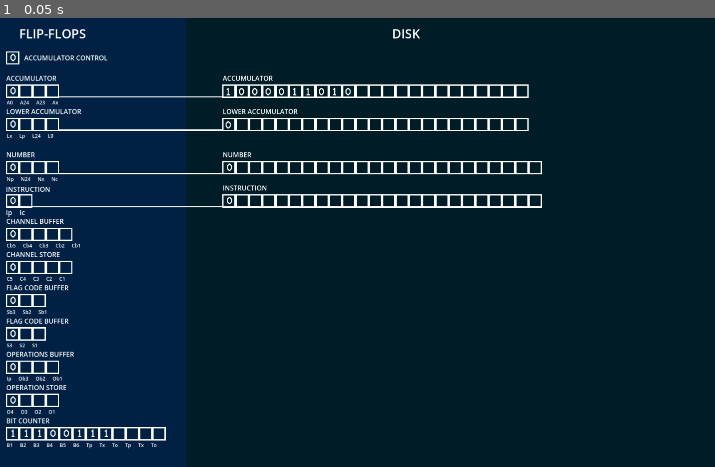
Above: before the commit, frame 1.
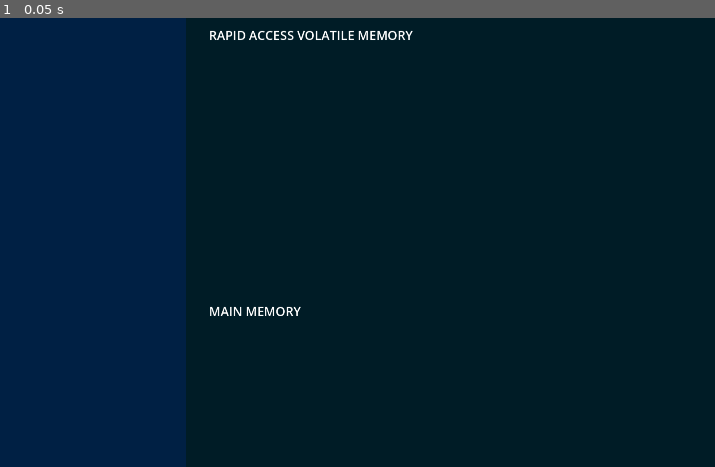
Above: after the commit, the same moment.

Repository: lambdaBoost/d-17b_simulator
Game: Godot game, scene res://scenes/main/main.tscn
The game is run twice, just before and just after one commit, with the same random seed, the same clock (stepped at 60 frames per second) and the same inputs.
Inputs:
- Up to frame 1 (0.05 s): no input

The runs differ from the first frame. In frame 1, 6.2% of the frame differs, in the area x 0-76%, y 2-96%.

Commit message:
added rapid access registers and main memory

Diff:
--- a/scenes/disc-register/disc_register.gd
+++ b/scenes/disc-register/disc_register.gd
@@ -3,6 +3,7 @@
 @export var register_label: String
 @export var register_value: int
 @export var num_registers: int
+@export var num_sectors: int
 
 # Called when the node enters the scene tree for the first time.
 func _ready():
@@ -12,11 +13,15 @@
 
 
 
+
+
 # Called every frame. 'delta' is the elapsed time since the previous frame.
 func _process(delta):
 	var register_binary = value_to_binary(register_value)
 	var register_binary_label = get_node("value_binary")
 	register_binary_label.text = register_binary
+
+
 
 
 func value_to_binary(value):
--- a/scenes/flip-flop/flipflop1.tscn
+++ b/scenes/flip-flop/flipflop1.tscn
@@ -31,10 +31,10 @@
 layer_0/tile_data = PackedInt32Array(3145765, 1, 0, 3211301, 1, 1, 3145766, 65537, 0, 3211302, 65537, 1)
 
 [node name="Label" type="Label" parent="."]
-offset_left = 636.0
-offset_top = 772.0
-offset_right = 757.0
-offset_bottom = 795.0
+offset_left = 593.0
+offset_top = 745.0
+offset_right = 714.0
+offset_bottom = 768.0
 uppercase = true
 
 [node name="value" type="Label" parent="."]
--- a/scenes/main/main.tscn
+++ b/scenes/main/main.tscn
@@ -8,6 +8,8 @@
 [ext_resource type="PackedScene" uid="uid://c3g7wdafgr3w1" path="res://scenes/flip-flop/flipflop3.tscn" id="5_6nj2o"]
 [ext_resource type="PackedScene" uid="uid://dnglsxovw2ru6" path="res://scenes/flip-flop/flipflop2.tscn" id="5_26rxo"]
 [ext_resource type="PackedScene" uid="uid://bsut3nmi7dp1" path="res://scenes/flip-flop/flipflop12.tscn" id="6_1uquu"]
+[ext_resource type="PackedScene" uid="uid://cqpvxwodgiega" path="res://scenes/disc-register/disc_register25.tscn" id="9_178ai"]
+[ext_resource type="PackedScene" uid="uid://cfcs5o3waocjq" path="res://scenes/disc-register/disc_register27.tscn" id="10_08kvm"]
 
 [node name="main" type="Node2D"]
 
@@ -16,26 +18,50 @@
 offset_left = 648.0
 offset_right = 688.0
 offset_bottom = 40.0
-scale = Vector2(50, 39.228)
+scale = Vector2(50, 68.308)
 color = Color(0, 0.109804, 0.14902, 1)
 
 [node name="labels" type="Node2D" parent="."]
 
 [node name="Label" type="Label" parent="labels"]
 offset_left = 1144.0
-offset_top = 16.0
-offset_right = 1184.0
-offset_bottom = 39.0
+offset_top = 72.0
+offset_right = 1211.0
+offset_bottom = 114.0
 theme_override_font_sizes/font_size = 30
 text = "DISK"
 
 [node name="Label2" type="Label" parent="labels"]
 offset_left = 248.0
-offset_top = 16.0
+offset_top = 80.0
 offset_right = 408.0
-offset_bottom = 58.0
+offset_bottom = 122.0
 theme_override_font_sizes/font_size = 30
 text = "FLIP-FLOPS"
+
+[node name="Label3" type="Label" parent="labels"]
+offset_left = 704.0
+offset_top = 8.0
+offset_right = 864.0
+offset_bottom = 50.0
+theme_override_font_sizes/font_size = 30
+text = "ARITHMETIC AND CONTROL"
+
+[node name="Label4" type="Label" parent="labels"]
+offset_left = 704.0
+offset_top = 1104.0
+offset_right = 1107.0
+offset_bottom = 1146.0
+theme_override_font_sizes/font_size = 30
+text = "RAPID ACCESS VOLATILE MEMORY"
+
+[node name="Label5" type="Label" parent="labels"]
+offset_left = 704.0
+offset_top = 1768.0
+offset_right = 1197.0
+offset_bottom = 1810.0
+theme_override_font_sizes/font_size = 30
+text = "MAIN MEMORY"
 
 [node name="flipflops" type="Node2D" parent="."]
 position = Vector2(0, -48)
@@ -63,8 +89,8 @@
 width = 3.0
 
 [node name="ff-accumulator-control" parent="flipflops" instance=ExtResource("1_i6vw8")]
-position = Vector2(-376, -640)
-register_label = "Accumulator Control"
+position = Vector2(-552, -560)
+register_label = "A Control"
 num_registers = 1
 
 [node name="ff-number" parent="flipflops" instance=ExtResource("1_0fj50")]
@@ -155,3 +181,138 @@
 position = Vector2(144, -360)
 register_label = "Instruction"
 num_registers = 24
+
+[node name="Camera2D" type="Camera2D" parent="."]
+position = Vector2(960, 1624)
+
+[node name="loops" type="Node2D" parent="."]
+position = Vector2(0, -24)
+
+[node name="U-loop" parent="loops" instance=ExtResource("9_178ai")]
+position = Vector2(144, 472)
+register_label = "U-LOOP"
+channel_label = "60"
+num_registers = 25
+num_sectors = 1
+
+[node name="F-loop" parent="loops" instance=ExtResource("9_178ai")]
+position = Vector2(144, 552)
+register_label = "F-LOOP"
+channel_label = "52"
+num_registers = 25
+num_sectors = 4
+
+[node name="V-loop" parent="loops" instance=ExtResource("9_178ai")]
+position = Vector2(144, 632)
+register_label = "V-LOOP"
+channel_label = "70"
+num_registers = 25
+num_sectors = 4
+
+[node name="R-loop" parent="loops" instance=ExtResource("9_178ai")]
+position = Vector2(144, 712)
+register_label = "R-LOOP"
+channel_label = "72"
+num_registers = 25
+num_sectors = 4
+
+[node name="E-loop" parent="loops" instance=ExtResource("9_178ai")]
+position = Vector2(144, 792)
+register_label = "E-LOOP"
+channel_label = "56"
+num_registers = 25
+num_sectors = 8
+
+[node name="H-loop" parent="loops" instance=ExtResource("9_178ai")]
+position = Vector2(144, 872)
+register_label = "H-LOOP"
+channel_label = "54"
+num_registers = 25
+num_sectors = 16
+
+[node name="mainMemory" type="Node2D" parent="."]
+position = Vector2(0, 392)
+
+[node name="channel00" parent="mainMemory" instance=ExtResource("10_08kvm")]
+position = Vector2(144, 1344)
+channel_label = "00"
+
+[node name="channel02" parent="mainMemory" instance=ExtResource("10_08kvm")]
+position = Vector2(144, 1312)
+channel_label = "02"
+
+[node name="channel04" parent="mainMemory" instance=ExtResource("10_08kvm")]
+position = Vector2(144, 1280)
+channel_label = "04"
+
+[node name="channel06" parent="mainMemory" instance=ExtResource("10_08kvm")]
+position = Vector2(144, 1248)
+channel_label = "06"
+
+[node name="channel10" parent="mainMemory" instance=ExtResource("10_08kvm")]
+position = Vector2(144, 1216)
+channel_label = "10"
+
+[node name="channel12" parent="mainMemory" instance=ExtResource("10_08kvm")]
+position = Vector2(144, 1184)
+channel_label = "12"
+
+[node name="channel14" parent="mainMemory" instance=ExtResource("10_08kvm")]
+position = Vector2(144, 1152)
+channel_label = "14"
+
+[node name="channel16" parent="mainMemory" instance=ExtResource("10_08kvm")]
+position = Vector2(144, 1120)
+channel_label = "16"
+
+[node name="channel20" parent="mainMemory" instance=ExtResource("10_08kvm")]
+position = Vector2(144, 1088)
+channel_label = "20"
+
+[node name="channel22" parent="mainMemory" instance=ExtResource("10_08kvm")]
+position = Vector2(144, 1056)
+channel_label = "22"
+
+[node name="channel24" parent="mainMemory" instance=ExtResource("10_08kvm")]
+position = Vector2(144, 1024)
+channel_label = "24"
+
+[node name="channel26" parent="mainMemory" instance=ExtResource("10_08kvm")]
+position = Vector2(144, 992)
+channel_label = "26"
+
+[node name="channel30" parent="mainMemory" instance=ExtResource("10_08kvm")]
+position = Vector2(144, 960)
+channel_label = "30"
+
+[node name="channel32" parent="mainMemory" instance=ExtResource("10_08kvm")]
+position = Vector2(144, 928)
+channel_label = "32"
+
+[node name="channel34" parent="mainMemory" instance=ExtResource("10_08kvm")]
+position = Vector2(144, 896)
+channel_label = "34"
+
+[node name="channel36" parent="mainMemory" instance=ExtResource("10_08kvm")]
+position = Vector2(144, 864)
+channel_label = "36"
+
+[node name="channel40" parent="mainMemory" instance=ExtResource("10_08kvm")]
+position = Vector2(144, 832)
+channel_label = "40"
+
+[node name="channel42" parent="mainMemory" instance=ExtResource("10_08kvm")]
+position = Vector2(144, 800)
+channel_label = "42"
+
+[node name="channel44" parent="mainMemory" instance=ExtResource("10_08kvm")]
+position = Vector2(144, 768)
+channel_label = "44"
+
+[node name="channel46" parent="mainMemory" instance=ExtResource("10_08kvm")]
+position = Vector2(144, 736)
+channel_label = "46"
+
+[node name="channel50" parent="mainMemory" instance=ExtResource("10_08kvm")]
+position = Vector2(144, 704)
+channel_label = "50"
Not shown: 1 places in scenes/main/main.tscn that only renumber resources
